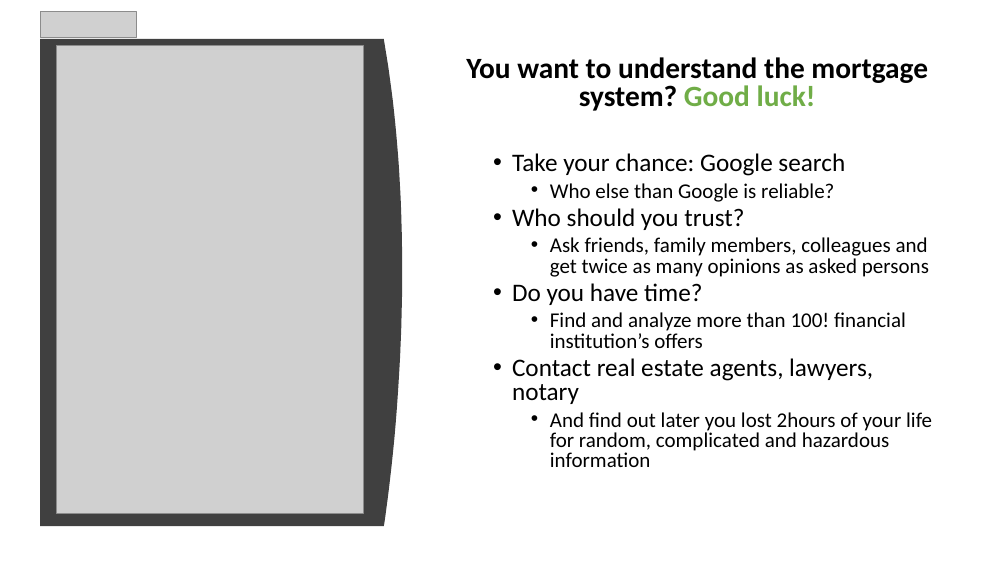
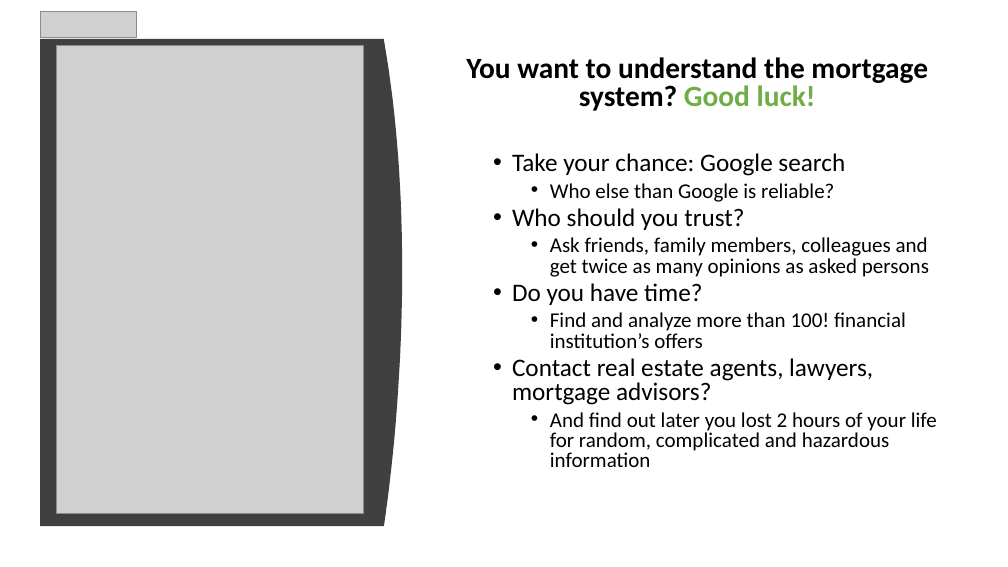
Before and after one commit to AgileBusinessAnalysis/09_TEAM, a slide deck: slide 2 of Final Pitch/FinalPitch_Happy Mortgage_V1.0.pptx. Drawn at 1008x567 pixels with LibreOffice and Linux fonts; fonts in the diff are those of the drawing; grey boxes stand for pictures. Boxes give left, top, right and bottom in pixels: in the first picture for what was removed or moved away, otherwise in the second. Text is boxed around its words. In the diff, an @@ line names an element or a change of style, - is before the commit and + after.

```diff
--- a/Final Pitch/FinalPitch_Happy Mortgage_V1.0.pptx
+++ b/Final Pitch/FinalPitch_Happy Mortgage_V1.0.pptx
@@ text at [512, 358, 937, 467]: text changed @@
-  • Contact real estate agents, lawyers, notary
-    • And find out later you lost 2hours of your life for random, complicated and hazardous information
+  • Contact real estate agents, lawyers, mortgage advisors?
+    • And find out later you lost 2 hours of your life for random, complicated and hazardous information
```
Also in this commit, not shown: 4 other slides changed.
